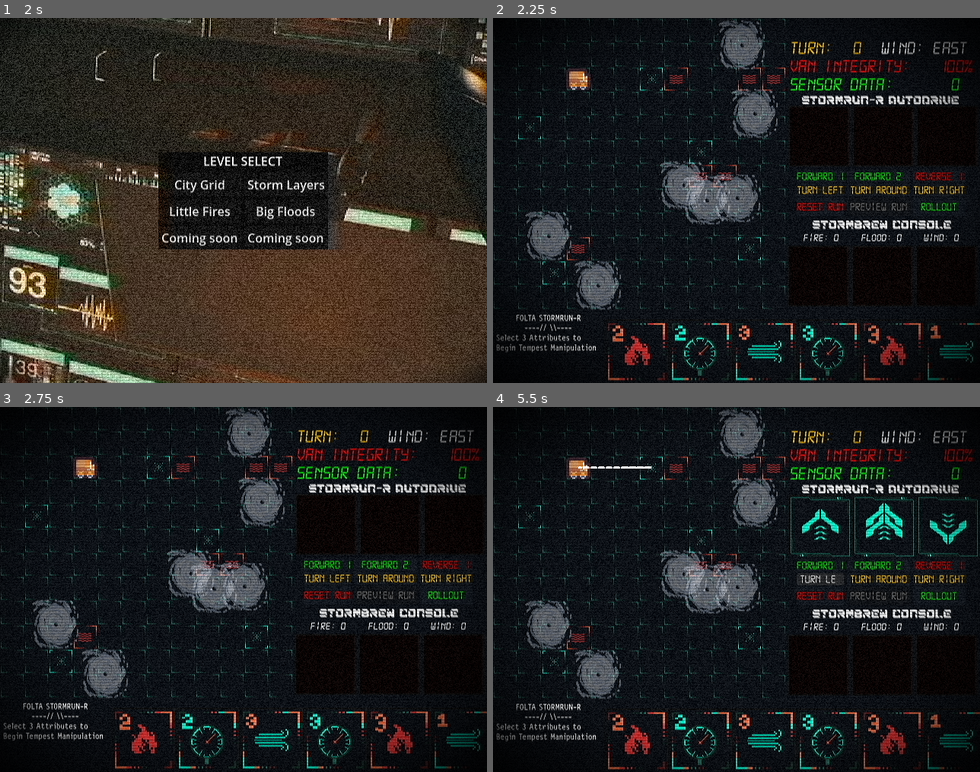
Above: before the commit, frames 1-4 (two rows, left to right).
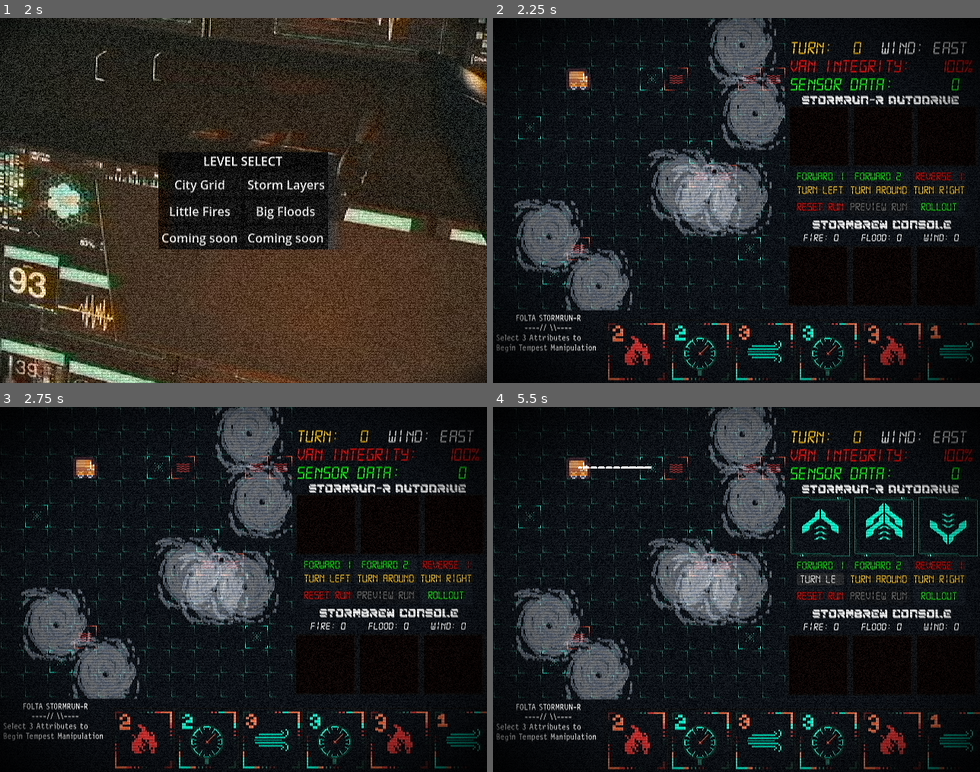
Above: after the commit, the same moments.

Repository: systemeffect/gwj92
Game: Godot game, scene res://scenes/main.tscn
Two runs of this game, one before a commit and one after it. Both use one fixed random seed, a clock stepped at 60 frames per second and the inputs below.
Inputs:
- Up to frame 1 (2 s): click "START" at 0.5 s; click "START" at 1.25 s
- Up to frame 2 (2.25 s): click "City Grid" at 2 s
- Up to frame 3 (2.75 s): no input
- Up to frame 4 (5.5 s): click "Forward 1" at 2.75 s; click "Forward 2" at 3.5 s; click "Reverse 1" at 4.25 s; click "Turn Left" at 5 s

Frame 1 is identical in both runs. In frame 2, 7.8% of the frame differs, in the area x 3-60%, y 0-81%; in frame 3, 7.9%, in the area x 3-60%, y 0-80%; in frame 4, 7.9%.

Commit message:
wind mechanics

Diff:
--- a/scenes/storm.tscn
+++ b/scenes/storm.tscn
@@ -57,6 +57,7 @@
 
 [node name="Sprite" type="Sprite2D" parent="." unique_id=1380361334]
 modulate = Color(1, 1, 1, 0.3529412)
+scale = Vector2(1.5, 1.5)
 texture = ExtResource("2_dl58t")
 flip_h = true
 region_rect = Rect2(35, 68.5, 32, 32)
@@ -64,9 +65,9 @@
 [node name="ZoneLabel" type="Label" parent="." unique_id=777418759]
 visible = false
 offset_left = -45.0
-offset_top = -46.0
+offset_top = -14.0
 offset_right = 45.0
-offset_bottom = -23.0
+offset_bottom = 9.0
 theme_override_constants/outline_size = 2
 theme_override_fonts/font = ExtResource("3_2jbef")
 theme_override_font_sizes/font_size = 10
--- a/scripts/game_manager.gd
+++ b/scripts/game_manager.gd
@@ -33,6 +33,7 @@
 # Storm
 @onready var storms_container: Node2D = $StormsContainer
 @onready var wind_timer: Timer = $WindTimer
+var wind_speed : int
 var change_wind : bool = true
 var storm_locs
 
@@ -352,7 +353,7 @@
 	var fire_attr = GlobalLocations.cur_fire_attr
 	var flood_attr = GlobalLocations.cur_flood_attr
 	var wind_attr = GlobalLocations.cur_wind_attr
-
+	wind_speed = wind_attr
 	var top_attr_flood : bool
 	if flood_attr >= fire_attr:
 		top_attr_flood = true
@@ -369,6 +370,7 @@
 			cur_status = fire_status
 			#status_type.init_coord = storm_loc
 		status_effects.add_status_effect(cur_status, storm_loc)
+		storm.set_storm_speed(wind_attr)
 		storm.dropped_status(cur_status)
 
 	if fire_attr > 0:
--- a/scripts/storm.gd
+++ b/scripts/storm.gd
@@ -12,6 +12,7 @@
 var variance = randf_range(-0.1, 0.1)
 var wind_change_var = randf_range(-1.0, 1.0)
 var storm_speed : float = 8.0
+var speed_incr : float = 10.0
 
 # Storm will spawn on origin_pos and will generate a random vector
 # which it will drift toward. Add a small range it will deviate from
@@ -34,6 +35,10 @@
 	pass
 	# Write function to determine storm direction with drift
 	# Move the storm in new direction at set speed
+
+func set_storm_speed(wind : int):
+	storm_speed = (speed_incr * wind) + speed_incr
+	print("changing speed: " + str(storm_speed))
 
 func set_storm_direction(dir : Direction):
 	var new_direction = dir.move_direction
